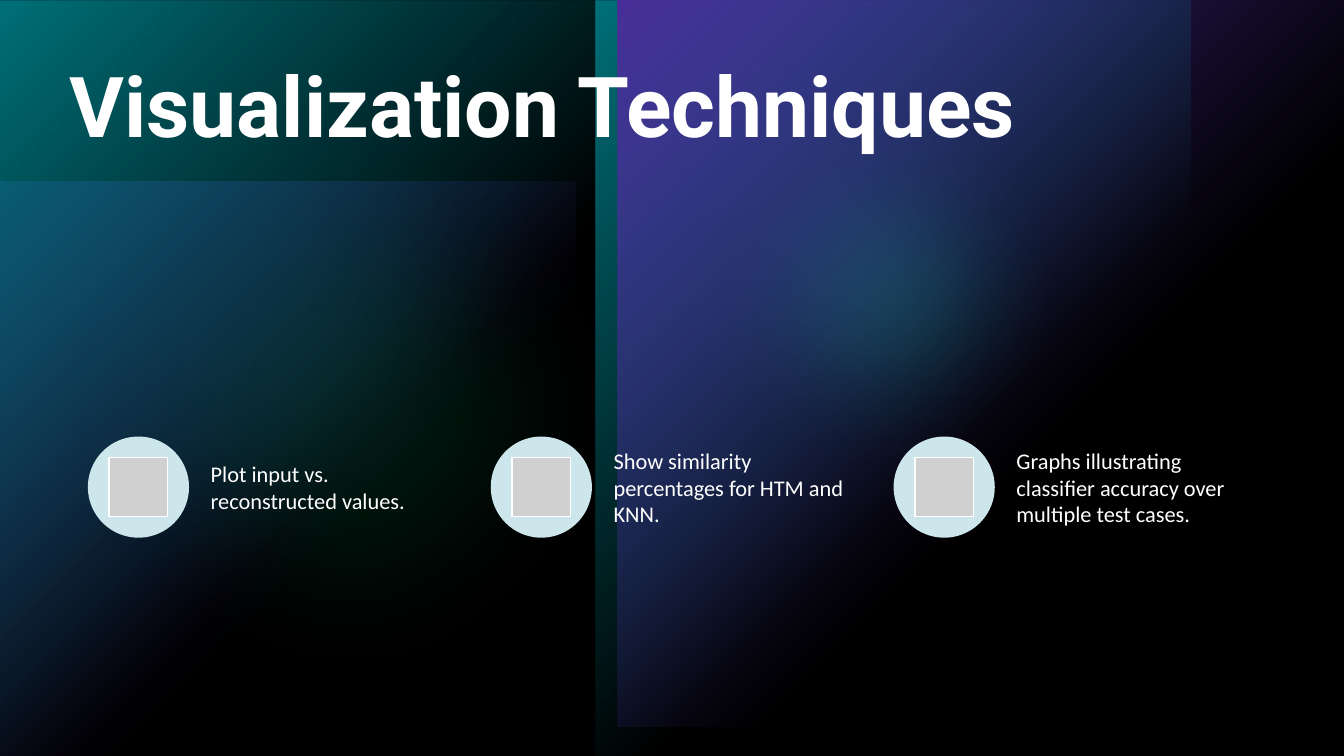
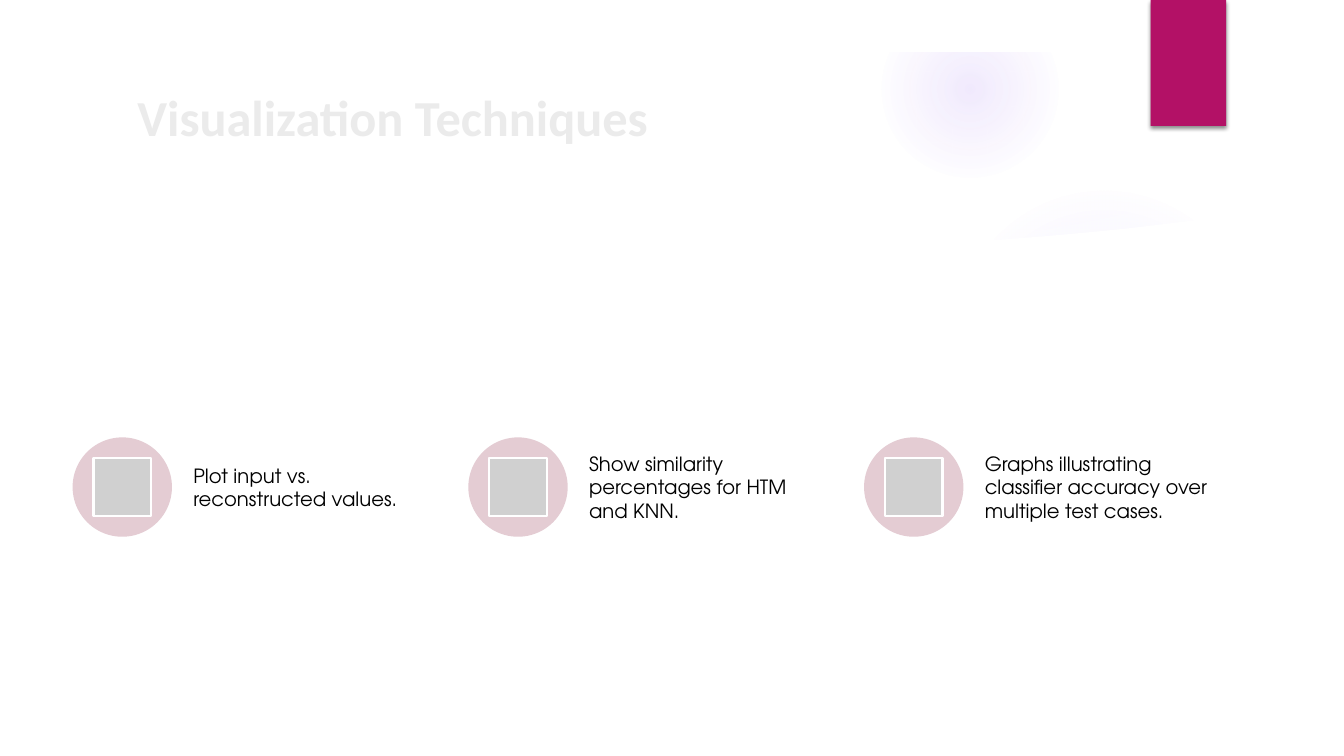
Before and after one commit to prnshubn/neocortexapi-team-untitled, a slide deck: slide 12 of source/Documentation_Team_Untitled/Team_Untitled_Presentation.pptx (slide 17 before the commit). Drawn at 1344x756 pixels with LibreOffice and Linux fonts; fonts in the diff are those of the drawing; grey boxes stand for pictures; background and template pictures are left out. Boxes give left, top, right and bottom in pixels: in the first picture for what was removed or moved away, otherwise in the second. Text is boxed around its words. In the diff, an @@ line names an element or a change of style, - is before the commit and + after.

```diff
--- a/source/Documentation_Team_Untitled/Team_Untitled_Presentation.pptx
+++ b/source/Documentation_Team_Untitled/Team_Untitled_Presentation.pptx
@@ background #000000 to picture (left out) @@
@@ rectangle removed at box(0, 0, 1344, 756) @@
@@ group added at box(0, 0, 1344, 756): 5 ellipses, 3 freeform shapes @@
@@ group removed at box(0, 0, 1344, 756): 4 rectangles, 2 ellipses @@
@@ rectangle added at box(1150, 0, 1226, 126), fill #B31166 @@
@@ title "Visualization Techniques": place and size @@
-title "Visualization Techniques" at box(70, 60, 1015, 157)
+title "Visualization Techniques" at box(127, 107, 1093, 185)
@@ title "Visualization Techniques" at box(127, 107, 1093, 185): size 60 to 36 pt, font Roboto to Calibri, text colour #FFFFFF to #EBEBEB; line spacing 0.9 to 1; vertical alignment top to middle @@
@@ ellipse: place and size @@
-ellipse at box(88, 437, 189, 537)
+ellipse at box(73, 438, 172, 537)
@@ text "Plot input vs. reconstructed values.": place and size @@
-text "Plot input vs. reconstructed values." at box(211, 466, 405, 509)
+text "Plot input vs. reconstructed values." at box(193, 468, 397, 507)
@@ ellipse: place and size @@
-ellipse at box(491, 437, 592, 537)
+ellipse at box(469, 438, 569, 537)
@@ text "Show similarity percentages for HTM ...": place and size @@
-text "Show similarity percentages for HTM ..." at box(614, 450, 843, 529)
+text "Show similarity percentages for HTM ..." at box(589, 456, 787, 519)
@@ ellipse: place and size @@
-ellipse at box(894, 437, 995, 537)
+ellipse at box(864, 438, 964, 537)
@@ fill #CCE7EB to #E5CCD3 in 3 elements at box(73, 438, 172, 537), box(469, 438, 569, 537), box(864, 438, 964, 537) @@
@@ size 16 to 14 pt, font Calibri to TeX Gyre Adventor, text colour #FFFFFF to #000000 in 3 elements at box(193, 468, 397, 507), box(589, 456, 787, 519), box(985, 456, 1207, 522) @@
@@ text "Graphs illustrating classifier accuracy over ...": place and size @@
-text "Graphs illustrating classifier accuracy over ..." at box(1016, 453, 1224, 526)
+text "Graphs illustrating classifier accuracy over ..." at box(985, 456, 1207, 522)
@@ picture: place and size @@
-picture at box(109, 458, 167, 516)
+picture at box(94, 459, 151, 516)
@@ picture: place and size @@
-picture at box(512, 458, 571, 516)
+picture at box(489, 459, 546, 516)
@@ picture: place and size @@
-picture at box(915, 458, 974, 516)
+picture at box(885, 459, 943, 516)
```
Also in this commit, not shown: 27 other slides changed, 1 slide added, 1 slide removed.
